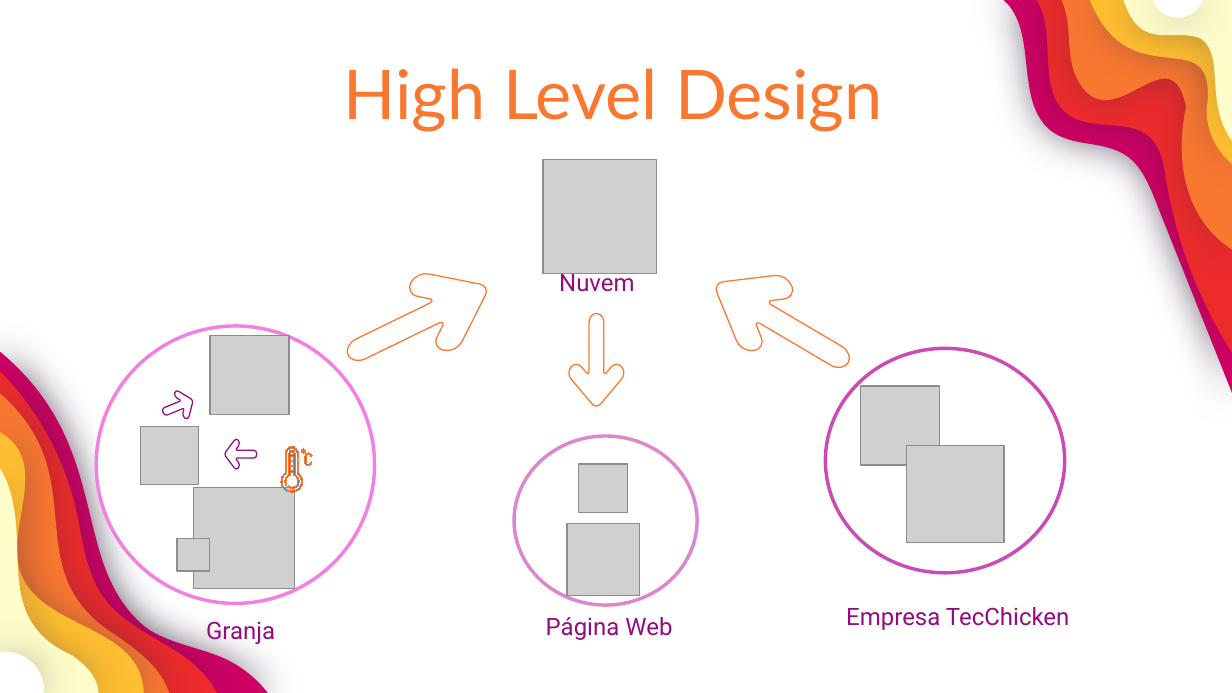
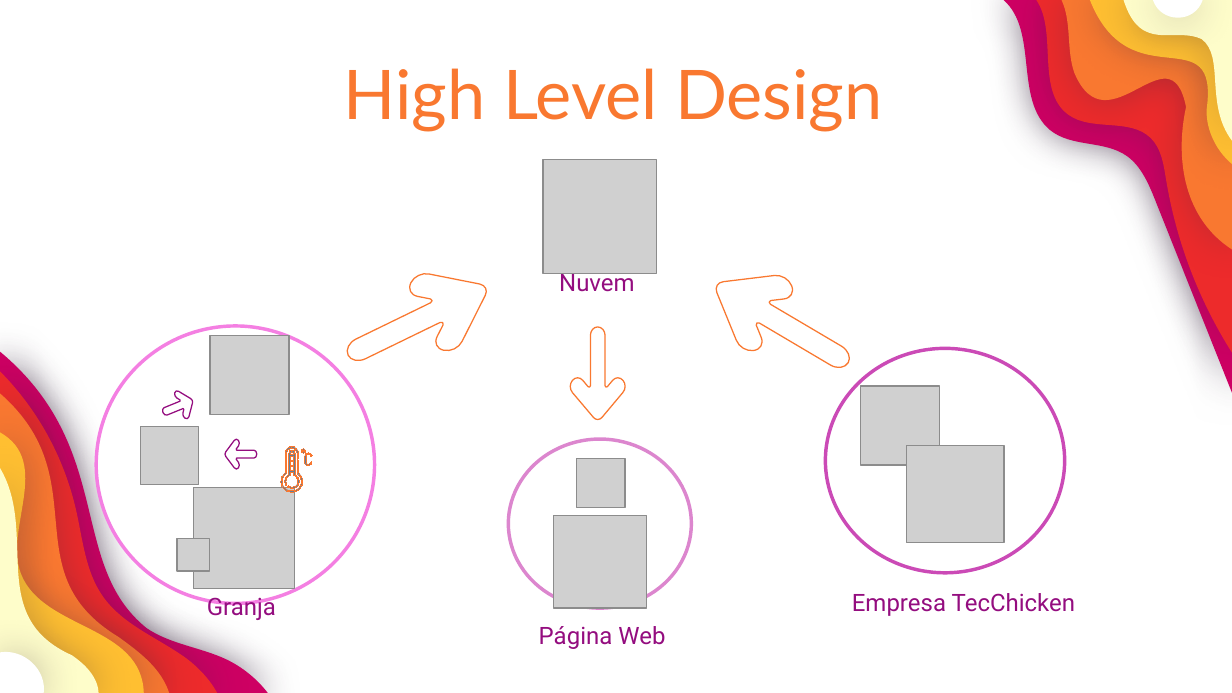
Before and after one commit to GustavoQuaresma/TECCHICKEN-DOCUMENTACAO, a slide deck: slide 16 of SPRINT2/slide pi.pptx. Drawn at 1232x693 pixels with LibreOffice and Linux fonts; fonts in the diff are those of the drawing; grey boxes stand for pictures. Boxes give left, top, right and bottom in pixels: in the first picture for what was removed or moved away, otherwise in the second. Text is boxed around its words. In the diff, an @@ line names an element or a change of style, - is before the commit and + after.

Commit message:
relatorio

```diff
--- a/SPRINT2/slide pi.pptx
+++ b/SPRINT2/slide pi.pptx
@@ freeform shape: place and size @@
-freeform shape at (569,314,624,407)
+freeform shape at (570,327,625,421)
@@ ellipse: place and size @@
-ellipse at (514,436,697,605)
+ellipse at (509,439,692,607)
@@ picture: place and size @@
-picture at (579,464,628,514)
+picture at (577,458,626,508)
@@ picture: place and size @@
-picture at (567,524,639,596)
+picture at (554,515,647,607)
@@ text "Granja": place and size @@
-text "Granja" at (206,621,275,645)
+text "Granja" at (207,596,276,620)
@@ text "Empresa TecChicken": place and size @@
-text "Empresa TecChicken" at (846,607,1070,630)
+text "Empresa TecChicken" at (852,593,1076,616)
@@ text "Página Web": place and size @@
-text "Página Web" at (546,617,672,640)
+text "Página Web" at (539,626,665,649)
```
